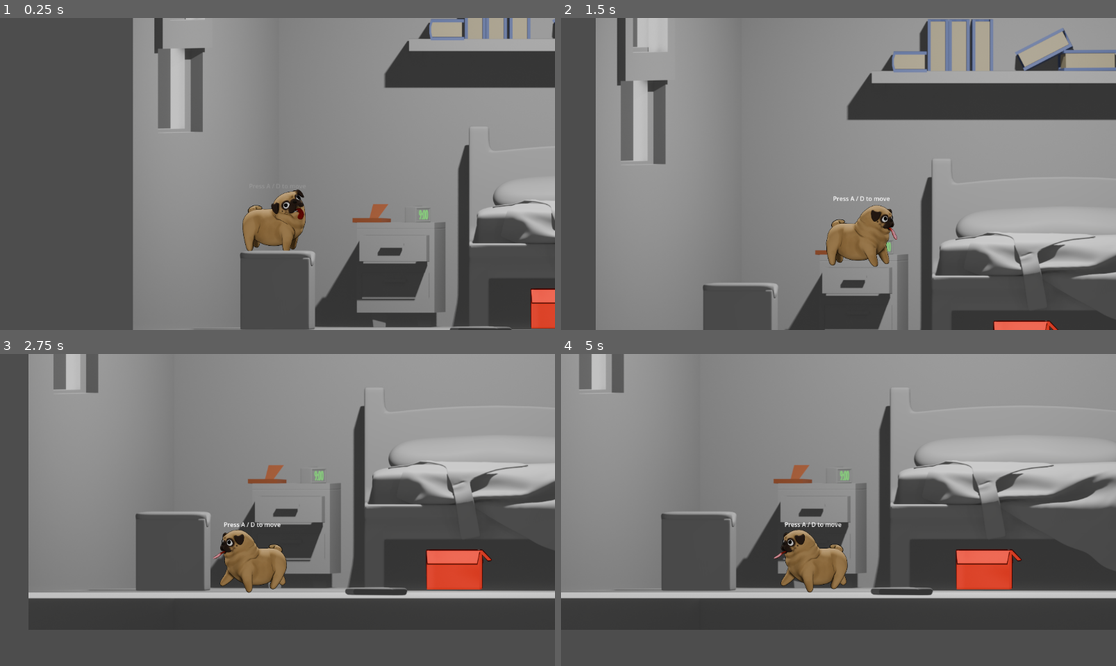
Above: before the commit, frames 1-4 (two rows, left to right).
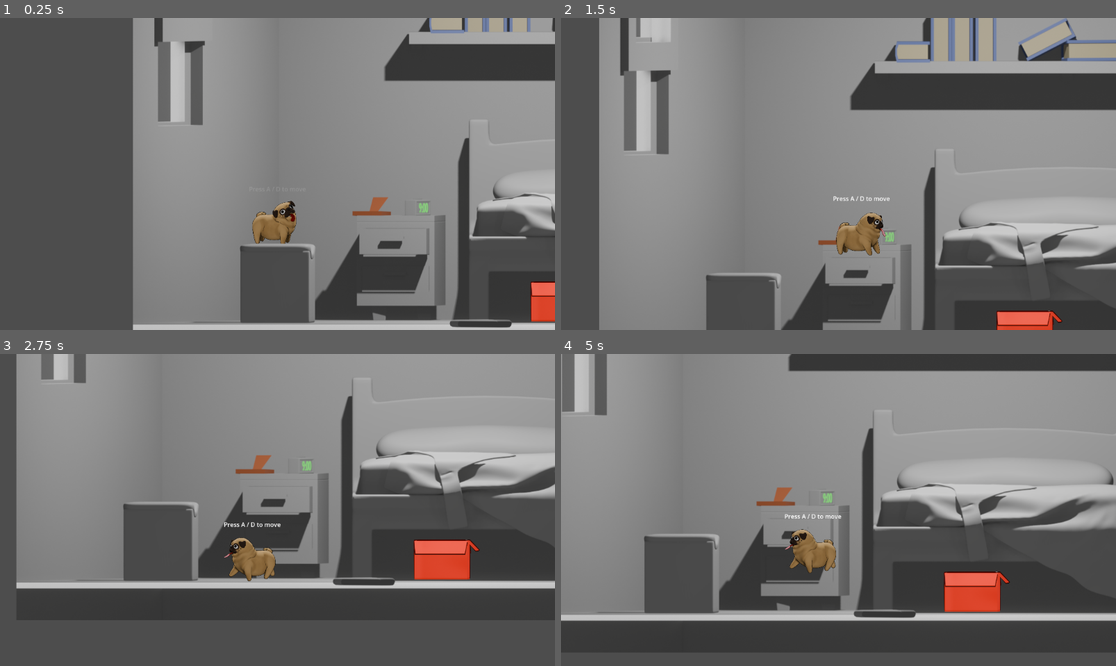
Above: after the commit, the same moments.

Repository: juanfrcaliz/malagajam_2024
Game: Godot game, scene res://scenes/level.tscn
The game is run twice, just before and just after one commit, with the same random seed, the same clock (stepped at 60 frames per second) and the same inputs. The engine's default icon, where the game draws it, is replaced by a stand-in: a white triangle on a blue panel in a dark square.
Inputs:
- Up to frame 1 (0.25 s): no input
- Up to frame 2 (1.5 s): tap A at 0.5, 1.25 s; hold Right (ui_right) from 0.53 s (still down); tap R (bark) at 0.6 s; tap Enter (ui_accept) at 0.77 s; tap E (interact) at 1.35 s
- Up to frame 3 (2.75 s): tap Enter (ui_accept) at 1.52 s; tap A at 2 s; release Right (ui_right) at 2.03 s; hold Left (ui_left) from 2.03 s (still down); tap R (bark) at 2.1 s
- Up to frame 4 (5 s): tap A at 2.75, 3.5, 4.25 s; release Left (ui_left) at 2.78 s; hold Right (ui_right) 2.78-4.28 s; tap E (interact) at 2.85, 4.35 s; tap Enter (ui_accept) at 3.02, 3.77, 4.52 s; tap R (bark) at 3.6 s; hold Left (ui_left) from 4.28 s (still down)

The runs differ from the first frame. In frame 1, 9.0% of the frame differs, in the area x 23-100%, y 0-100%; in frame 2, 16%; in frame 3, 20%; in frame 4, 26%, in the area x 0-100%, y 0-96%.

Commit message:
Reescalado de perro

Diff:
--- a/scenes/pug.tscn
+++ b/scenes/pug.tscn
@@ -1,8 +1,9 @@
-[gd_scene load_steps=24 format=3 uid="uid://bfwtopjmldvdy"]
+[gd_scene load_steps=25 format=3 uid="uid://bfwtopjmldvdy"]
 
 [ext_resource type="Script" path="res://scripts/pug.gd" id="1_ovdqs"]
 [ext_resource type="AudioStream" uid="uid://c2wldy0ajve6k" path="res://Assets/Sounds/LadridoPUGY.wav" id="3_0q130"]
 [ext_resource type="Texture2D" uid="uid://dlxhkbj7tj86h" path="res://Assets/Animations/Idle/reposo.png" id="3_16ubf"]
+[ext_resource type="Texture2D" uid="uid://befqr6biuywtv" path="res://Pelota.png" id="3_ftnhf"]
 [ext_resource type="Texture2D" uid="uid://bt6i1b36j88vt" path="res://Assets/Animations/Walk/0021.png" id="4_wjojw"]
 [ext_resource type="Texture2D" uid="uid://rsy2hkibfxhs" path="res://Assets/Animations/Walk/0022.png" id="5_tuu7l"]
 [ext_resource type="Texture2D" uid="uid://ceffmsqdniw25" path="res://Assets/Animations/Walk/0023.png" id="6_pcige"]
@@ -21,7 +22,6 @@
 [ext_resource type="Texture2D" uid="uid://bolmmqjrgk7vb" path="res://Assets/Animations/Walk/0036.png" id="19_4oh5i"]
 [ext_resource type="Texture2D" uid="uid://b1hkvl3sg6kpp" path="res://Assets/Animations/Walk/0037.png" id="20_l5qph"]
 [ext_resource type="Texture2D" uid="uid://c0ngluwjb6goa" path="res://Assets/Animations/Walk/0038.png" id="21_1oa16"]
-[ext_resource type="Texture2D" uid="uid://befqr6biuywtv" path="res://Pelota.png" id="3_ftnhf"]
 
 [sub_resource type="SpriteFrames" id="SpriteFrames_32fp3"]
 animations = [{
@@ -94,22 +94,28 @@
 }]
 
 [sub_resource type="CapsuleShape2D" id="CapsuleShape2D_t0jdw"]
-radius = 67.0
-height = 198.0
+radius = 43.0
+height = 126.0
 
 [node name="Pug" type="CharacterBody2D"]
 collision_mask = 7
 script = ExtResource("1_ovdqs")
 
 [node name="AnimatedSprite2D" type="AnimatedSprite2D" parent="."]
-scale = Vector2(0.5, 0.5)
+position = Vector2(-2, -2)
+scale = Vector2(0.348148, 0.348148)
 sprite_frames = SubResource("SpriteFrames_32fp3")
 animation = &"walk"
 frame = 2
 frame_progress = 0.295398
 
+[node name="pelota" type="Sprite2D" parent="AnimatedSprite2D"]
+position = Vector2(152.234, -31.5958)
+scale = Vector2(0.269282, 0.269282)
+texture = ExtResource("3_ftnhf")
+
 [node name="CollisionShape2D" type="CollisionShape2D" parent="."]
-position = Vector2(2, 16)
+position = Vector2(0, 14)
 rotation = 1.5708
 shape = SubResource("CapsuleShape2D_t0jdw")
 
@@ -143,9 +149,4 @@
 [node name="AudioStreamPlayer2D" type="AudioStreamPlayer2D" parent="."]
 stream = ExtResource("3_0q130")
 
-[node name="pelota" type="Sprite2D" parent="."]
-position = Vector2(37, 11)
-scale = Vector2(0.260417, 0.260417)
-texture = ExtResource("3_ftnhf")
-
 [connection signal="timeout" from="MessageCooldown" to="." method="_on_message_cooldown_timeout"]
--- a/scripts/pug.gd
+++ b/scripts/pug.gd
@@ -13,7 +13,7 @@
 
 func _ready():
 	show_messages('Press A / D to move')
-	get_node("pelota").hide()
+	get_node("AnimatedSprite2D/pelota").hide()
 
 func _physics_process(delta):
 	if not is_on_floor():
@@ -56,7 +56,7 @@
 	can_push = state
 
 func show_ball():
-	$pelota.show()
+	$AnimatedSprite2D/pelota.show()
 
 func show_messages(message):
 	$MarginContainer/Label.text = message
